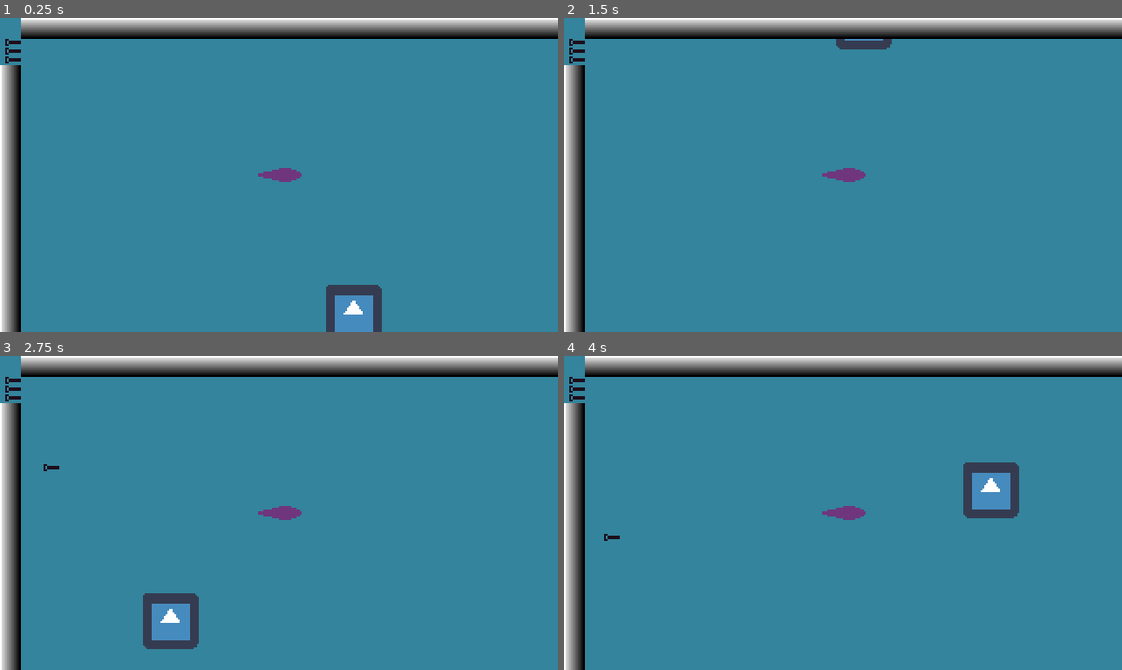
Above: before the commit, frames 1-4 (two rows, left to right).
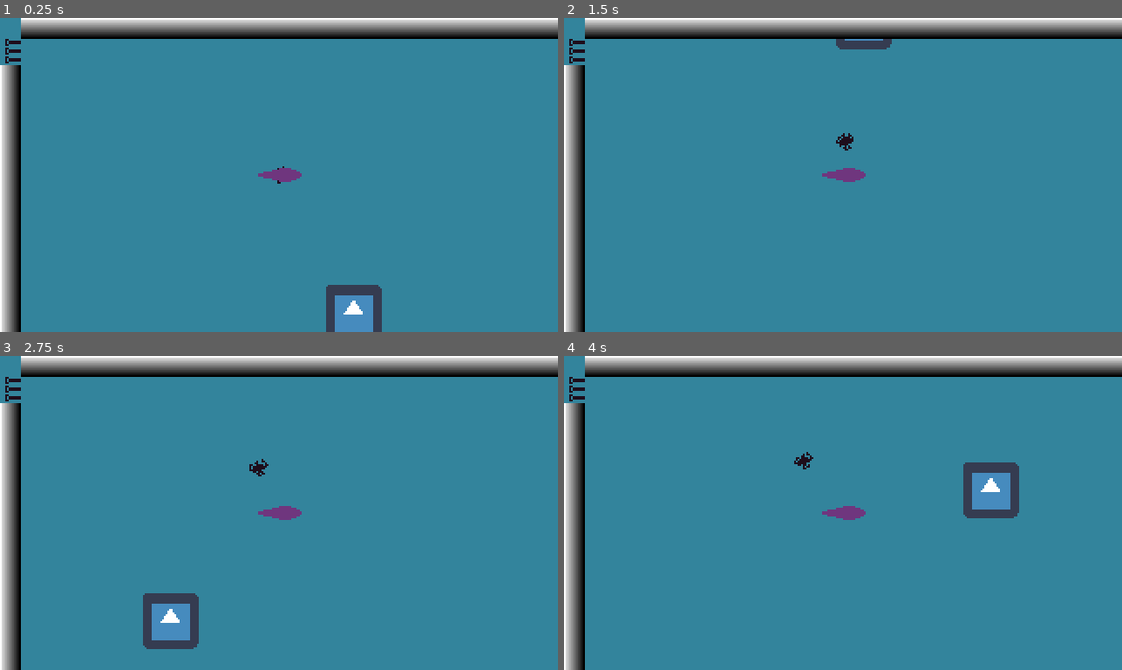
Above: after the commit, the same moments.

Repository: Scribble-Sheep/Shipgame
Game: Godot game, scene res://World.tscn
Same seed, same stepped clock (60 frames per second), same inputs: the game is played once before the commit and once after it. The engine's default icon, where the game draws it, is replaced by a stand-in: a white triangle on a blue panel in a dark square.
Inputs (mouse positions are in pixels of both pictures, inside the frame that each line leads up to):
- Up to frame 1 (0.25 s): no input
- Up to frame 2 (1.5 s): click (854, 27) at 0.5 s; click (854, 27) at 1.25 s
- Up to frame 3 (2.75 s): click (11, 538) at 2 s
- Up to frame 4 (4 s): click (575, 538) at 2.75 s; click (854, 365) at 3.5 s

The runs differ from the first frame. In frame 1, less than 0.1% of the frame differs, in the area x 49-51%, y 47-53%; in frame 2, less than 0.1%; in frame 3, 0.1%, in the area x 7-49%, y 32-39%; in frame 4, 0.1%.

Commit message:
TorpedoManager to take note of indicators, and instance a torpedo for each add a const reference to the torpedo packaged scene in TorpedoManager. add an array of indicators and torpedos to TorpedoManager. instance a torpedo for each indicator, and set the newly added indicator value on said instance to an indicator in World. add temporary debug code to randomly rotate torpedo sprite to differentiate

Diff:
--- a/Code/Ship.gd
+++ b/Code/Ship.gd
@@ -15,6 +15,6 @@
 	print("Bwuh!")
 
 
-func _on_Ship_input_event(viewport, event, shape_idx):
+func _on_Ship_input_event(_viewport, event, _shape_idx):
 	if (event is InputEventMouseButton && event.pressed):
 		print("Aubuh!")
--- a/Code/Torpedo.gd
+++ b/Code/Torpedo.gd
@@ -1,15 +1,19 @@
+class_name Torpedo
 extends KinematicBody2D
 
 export var speed: int = 20
 
+var torpedoIndicator = null
 var velocity: Vector2 = Vector2.ZERO
 var origin: Vector2 = self.get_position()
 var target: Vector2
 var hit: KinematicCollision2D
 
-# Called when the node enters the scene tree for the first time.
-#func _ready():
-#	pass
+func _ready():
+	randomize()
+	var sprtie = get_node("Sprite")
+	sprtie.rotate(randi() % 360)
+	print ("hehe")
 
 # Called every frame. 'delta' is the elapsed time since the previous frame.
 func _physics_process(delta):
@@ -28,7 +32,7 @@
 	return _velocity
 
 func self_destruct():
-	print("I SHOULD BE DEAAAAAAD")
+	print("I SHOULD BE DEAAAAAAD", position)
 	pass
 
 
--- /dev/null
+++ b/Code/TorpedoIndicator.gd
@@ -0,0 +1,15 @@
+extends AnimatedSprite
+
+
+# Called when the node enters the scene tree for the first time.
+func _ready():
+	pass # Replace with function body.
+
+
+# Called every frame. 'delta' is the elapsed time since the previous frame.
+#func _process(delta):
+#	pass
+
+
+func heyItsMe():
+	print ("hello")
--- /dev/null
+++ b/Code/TorpedoManager.gd
@@ -0,0 +1,17 @@
+class_name TorpedoManager
+extends Node
+
+onready var Indicators = get_tree().get_nodes_in_group("TorpedoIndicators")
+const torpedoScene = preload("res://Scenes/Torpedo.tscn")
+var torpedos = []
+
+func _ready():
+	print ("Bahahahaha")
+	if (Indicators.size() != 3):
+		print ("something's wrong, we don't have 3 torpedo indicators.")
+	torpedos.resize(Indicators.size())
+	print (Indicators)
+	for i in Indicators.size():
+		var _torpedo = torpedoScene.instance()
+		_torpedo.torpedoIndicator = Indicators[i]
+		add_child(_torpedo)
--- a/Scenes/GUI Scenes/TorpedoIndicator.tscn
+++ b/Scenes/GUI Scenes/TorpedoIndicator.tscn
@@ -1,6 +1,7 @@
-[gd_scene load_steps=3 format=2]
+[gd_scene load_steps=4 format=2]
 
 [ext_resource path="res://Sprites/Debug/DebugTorpedo.png" type="Texture" id=1]
+[ext_resource path="res://Code/TorpedoIndicator.gd" type="Script" id=2]
 
 [sub_resource type="SpriteFrames" id=1]
 animations = [ {
@@ -18,7 +19,8 @@
 size_flags_horizontal = 0
 size_flags_vertical = 0
 
-[node name="AnimatedSprite" type="AnimatedSprite" parent="."]
+[node name="TorpedoIndicator" type="AnimatedSprite" parent="." groups=["TorpedoIndicators"]]
 position = Vector2( 3, 0 )
 frames = SubResource( 1 )
 centered = false
+script = ExtResource( 2 )
--- a/Scenes/Torpedo.tscn
+++ b/Scenes/Torpedo.tscn
@@ -7,6 +7,8 @@
 radius = 16.0
 
 [node name="Torpedo" type="KinematicBody2D"]
+collision_layer = 4
+collision_mask = 0
 script = ExtResource( 2 )
 
 [node name="Sprite" type="Sprite" parent="."]
--- a/TorpedoManager.gd
+++ /dev/null
@@ -1,2 +0,0 @@
-class_name TorpedoManager
-extends Node
--- a/World.tscn
+++ b/World.tscn
@@ -1,9 +1,8 @@
-[gd_scene load_steps=7 format=2]
+[gd_scene load_steps=6 format=2]
 
 [ext_resource path="res://Scenes/Ship.tscn" type="PackedScene" id=1]
-[ext_resource path="res://Scenes/Torpedo.tscn" type="PackedScene" id=2]
 [ext_resource path="res://Scenes/DebugTarget.tscn" type="PackedScene" id=3]
-[ext_resource path="res://TorpedoManager.gd" type="Script" id=4]
+[ext_resource path="res://Code/TorpedoManager.gd" type="Script" id=4]
 [ext_resource path="res://Scenes/GUI Scenes/WorldGUI.tscn" type="PackedScene" id=5]
 [ext_resource path="res://Scenes/GUI Scenes/CombatGui.tscn" type="PackedScene" id=7]
 
@@ -12,17 +11,12 @@
 
 [node name="Ship" parent="." instance=ExtResource( 1 )]
 
-[node name="Torpedo" parent="." instance=ExtResource( 2 )]
-collision_layer = 4
-collision_mask = 2
-speed = 100
-
 [node name="DebugTarget" parent="." instance=ExtResource( 3 )]
 position = Vector2( 77, -9 )
 collision_layer = 2
 radius = 90.0
 
-[node name="TorpedoManager" type="Node" parent="."]
+[node name="TorpedoManager" type="Node2D" parent="."]
 script = ExtResource( 4 )
 
 [node name="WorldGuiHolder" type="Node2D" parent="."]
--- a/project.godot
+++ b/project.godot
@@ -24,15 +24,21 @@
 "language": "GDScript",
 "path": "res://Code/Ship.gd"
 }, {
+"base": "KinematicBody2D",
+"class": "Torpedo",
+"language": "GDScript",
+"path": "res://Code/Torpedo.gd"
+}, {
 "base": "Node",
 "class": "TorpedoManager",
 "language": "GDScript",
-"path": "res://TorpedoManager.gd"
+"path": "res://Code/TorpedoManager.gd"
 } ]
 _global_script_class_icons={
 "BaseTarget": "",
 "DebugTarget": "",
 "Ship": "",
+"Torpedo": "",
 "TorpedoManager": ""
 }
 
